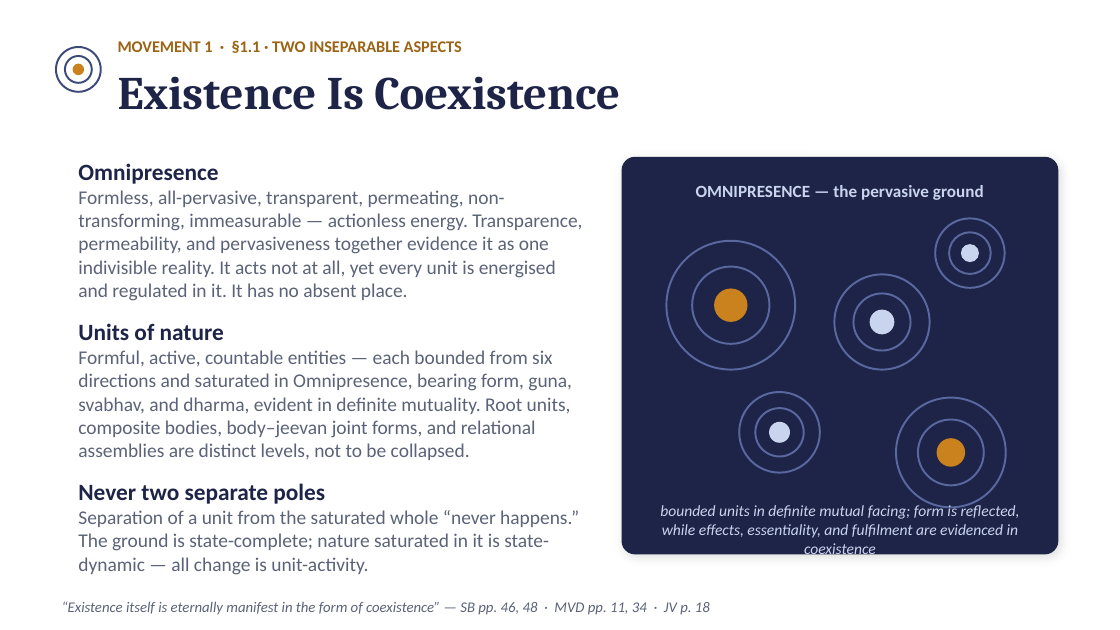
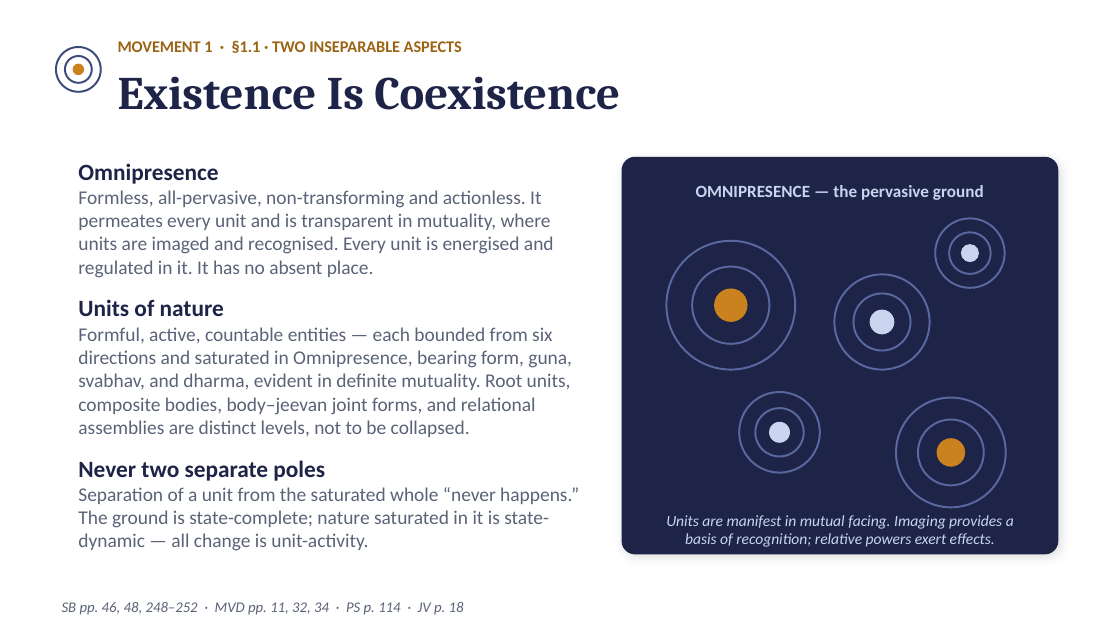
Before and after one commit to raghavamohan/AnalyticMadhyasthDarshan, a slide deck: slide 5 of Studies/The-Ontology-of-Coexistence/The-Ontology-of-Existence-Madhyasth-Darshan.pptx. Drawn at 1120x630 pixels with LibreOffice and Linux fonts; fonts in the diff are those of the drawing. Boxes give left, top, right and bottom in pixels: in the first picture for what was removed or moved away, otherwise in the second. Text is boxed around its words. In the diff, an @@ line names an element or a change of style, - is before the commit and + after.

```diff
--- a/Studies/The-Ontology-of-Coexistence/The-Ontology-of-Existence-Madhyasth-Darshan.pptx
+++ b/Studies/The-Ontology-of-Coexistence/The-Ontology-of-Existence-Madhyasth-Darshan.pptx
@@ text at (x1=78, y1=190, x2=554, y2=278): text changed @@
-Formless, all-pervasive, transparent, permeating, non-transforming, immeasurable — actionless energy. Transparence, permeability, and pervasiveness together evidence it as one indivisible reality. It acts not at all, yet every unit is energised and regulated in it. It has no absent place.
+Formless, all-pervasive, non-transforming and actionless. It permeates every unit and is transparent in mutuality, where units are imaged and recognised. Every unit is energised and regulated in it. It has no absent place.
@@ text at (x1=666, y1=515, x2=1014, y2=547): text changed @@
-bounded units in definite mutual facing; form is reflected, while effects, essentiality, and fulfilment are evidenced in coexistence
+Units are manifest in mutual facing. Imaging provides a basis of recognition; relative powers exert effects.
@@ text at (x1=62, y1=602, x2=464, y2=615): text changed @@
-“Existence itself is eternally manifest in the form of coexistence” — SB pp. 46, 48 · MVD pp. 11, 34 · JV p. 18
+SB pp. 46, 48, 248–252 · MVD pp. 11, 32, 34 · PS p. 114 · JV p. 18
```
Also in this commit, not shown: 13 other slides changed, 1 slide added, 9 other files.
